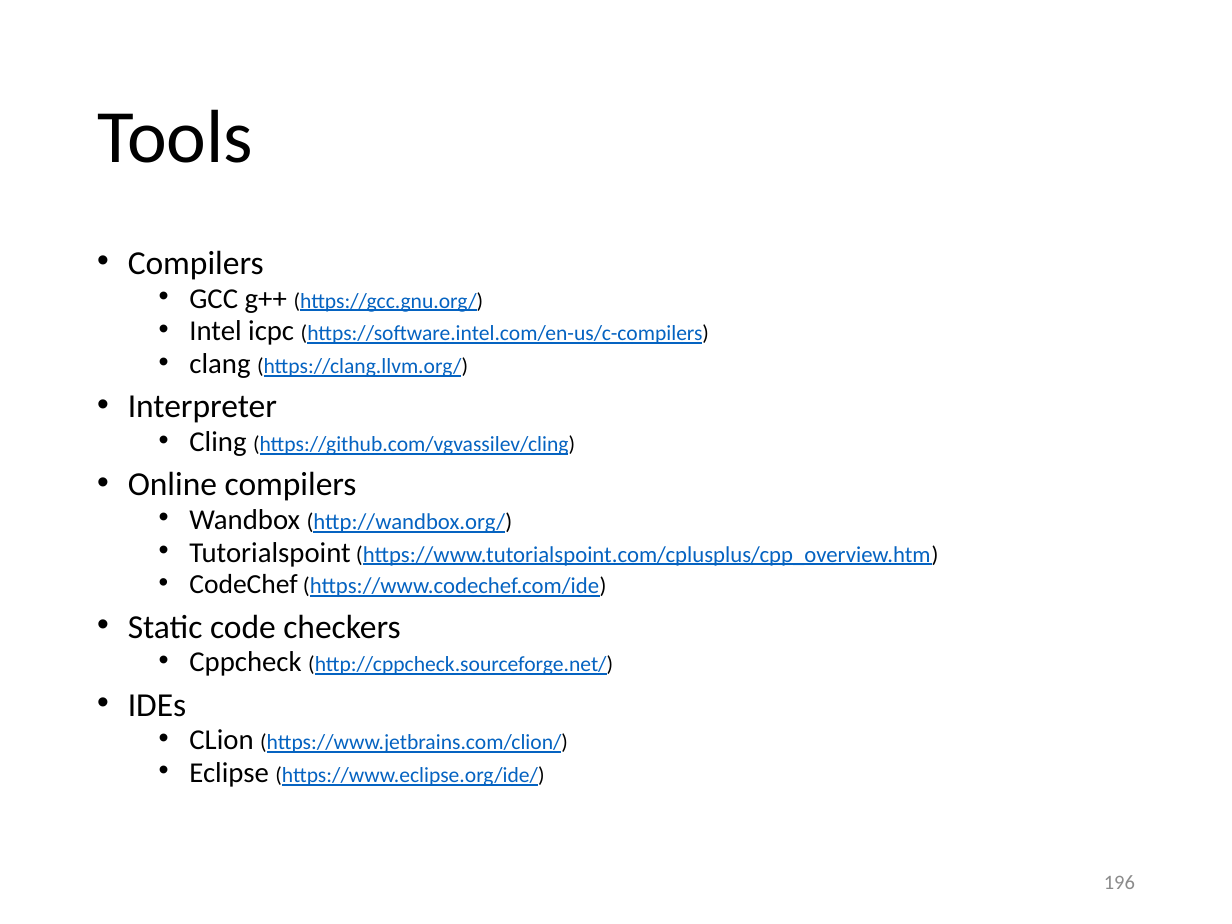
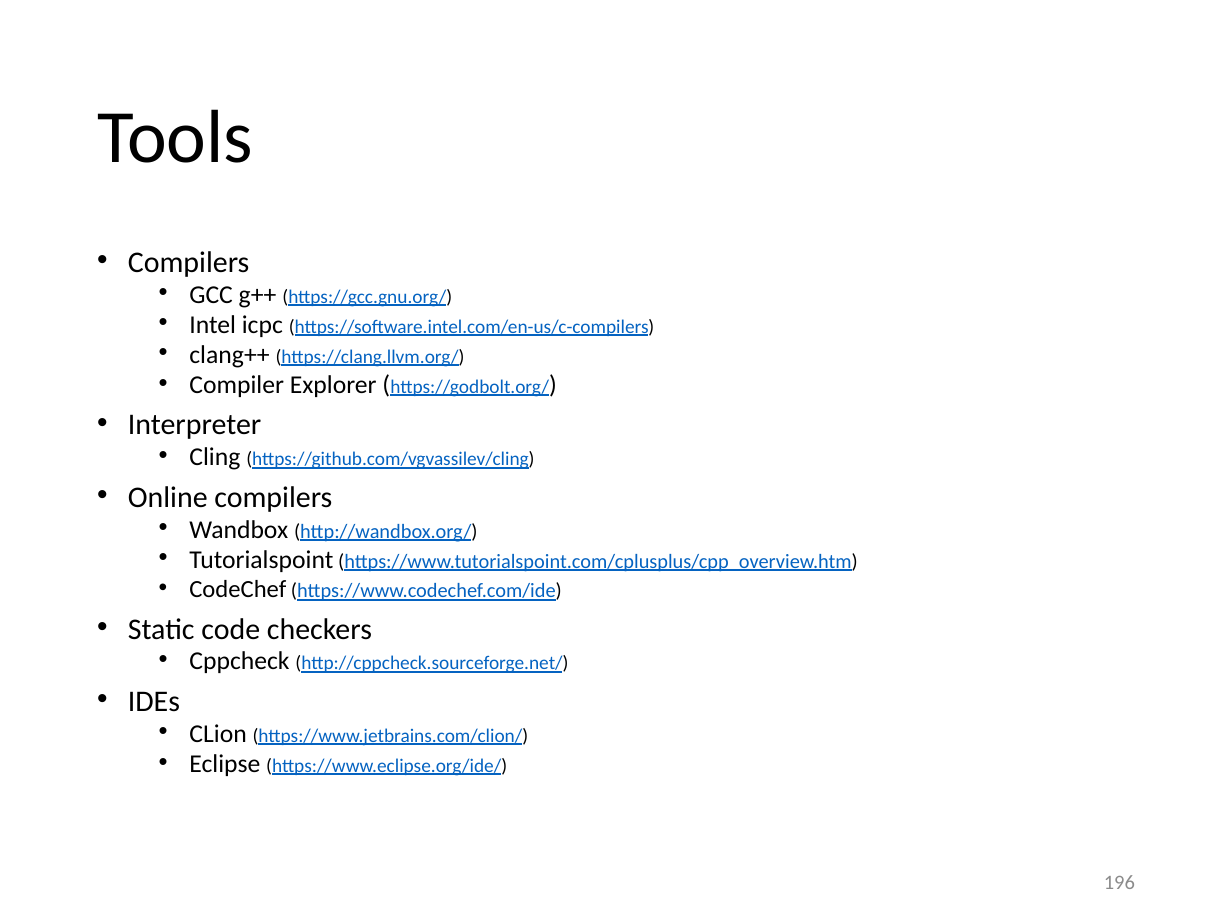
Before and after one commit to gjbex/Scientific-C-plus-plus, a slide deck: slide 196 of scientific_cpp.pptx. Drawn at 1232x924 pixels with LibreOffice and Linux fonts; fonts in the diff are those of the drawing. Boxes give left, top, right and bottom in pixels: in the first picture for what was removed or moved away, otherwise in the second. Text is boxed around its words. In the diff, an @@ line names an element or a change of style, - is before the commit and + after.

Commit message:
Update references
  * Add reference to Compiler Exploreeer
  * Add reference to Google C++ Style Guide
  * Update reference to "A tour of C+++" to second edition.

```diff
--- a/scientific_cpp.pptx
+++ b/scientific_cpp.pptx
@@ text at bbox=[128, 251, 858, 776]: size 19.6 to 17.5 pt in "Compilers", "Interpreter", "Online compilers", "Static code checkers" and 1 more places; size 16.8 to 15 pt in "GCC g++", "Intel icpc", "Cling", "Wandbox" and 4 more places; size 12.6 to 11.2 pt in "(https://gcc.gnu.org/)", "(https://software.intel.com/en-us/c-compilers)", "(https://github.com/vgvassilev/cling)", "(http://cppcheck.sourceforge.net/)" and 2 more places; size 13.3 to 11.9 pt in "(http://wandbox.org/)", "(https://www.tutorialspoint.com/cplusplus/cpp_overview.htm)", "(https://www.codechef.com/ide)"; size 16.1 to 14.4 pt in "CodeChef" @@
@@ text at bbox=[189, 345, 549, 397]: text changed; size 12.6 to 11.2 pt @@
-  • clang (https://clang.llvm.org/)
+  • clang++ (https://clang.llvm.org/)
+  • Compiler Explorer (https://godbolt.org/)
```
Also in this commit, not shown: 1 other slide changed.
